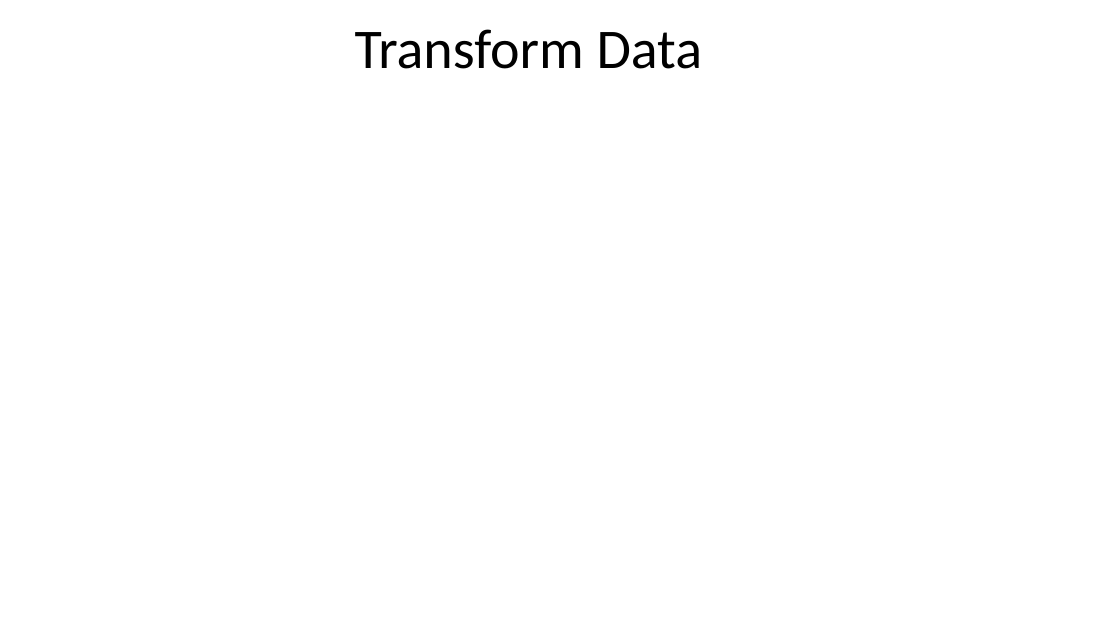
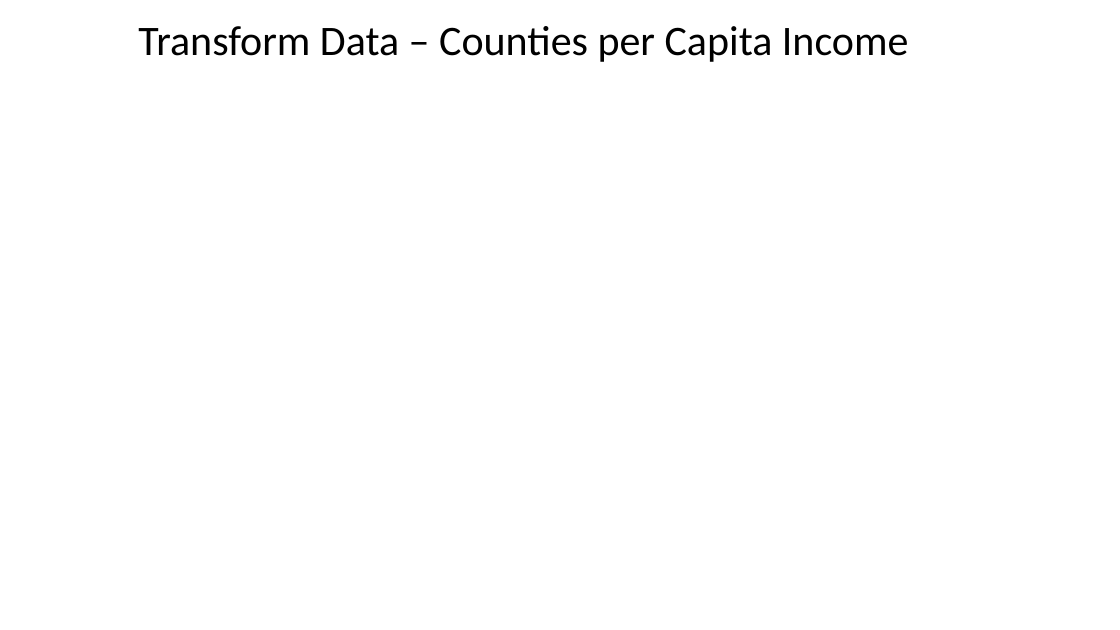
Before and after one commit to mattapallisravya/Web_visualizations_Project3, a slide deck: slide 4 of Chris/Crime Rate per Capita Income.pptx. Drawn at 1120x630 pixels with LibreOffice and Linux fonts; fonts in the diff are those of the drawing; background and template pictures are left out. Boxes give left, top, right and bottom in pixels: in the first picture for what was removed or moved away, otherwise in the second. Text is boxed around its words. In the diff, an @@ line names an element or a change of style, - is before the commit and + after.

Commit message:
updates

```diff
--- a/Chris/Crime Rate per Capita Income.pptx
+++ b/Chris/Crime Rate per Capita Income.pptx
@@ text at bbox=[138, 26, 909, 62]: text changed; size 48 to 36 pt @@
-Transform Data
+Transform Data – Counties per Capita Income
```
Also in this commit, not shown: 1 other slide changed.
